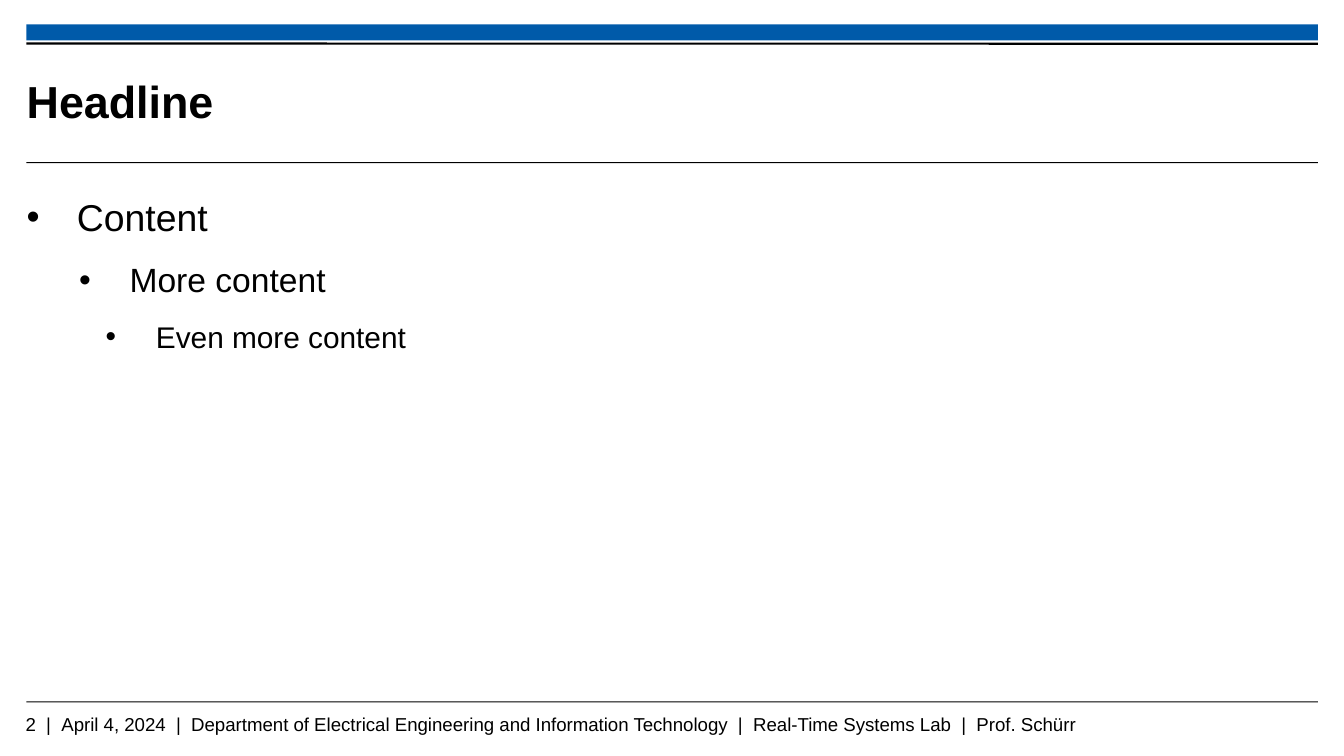
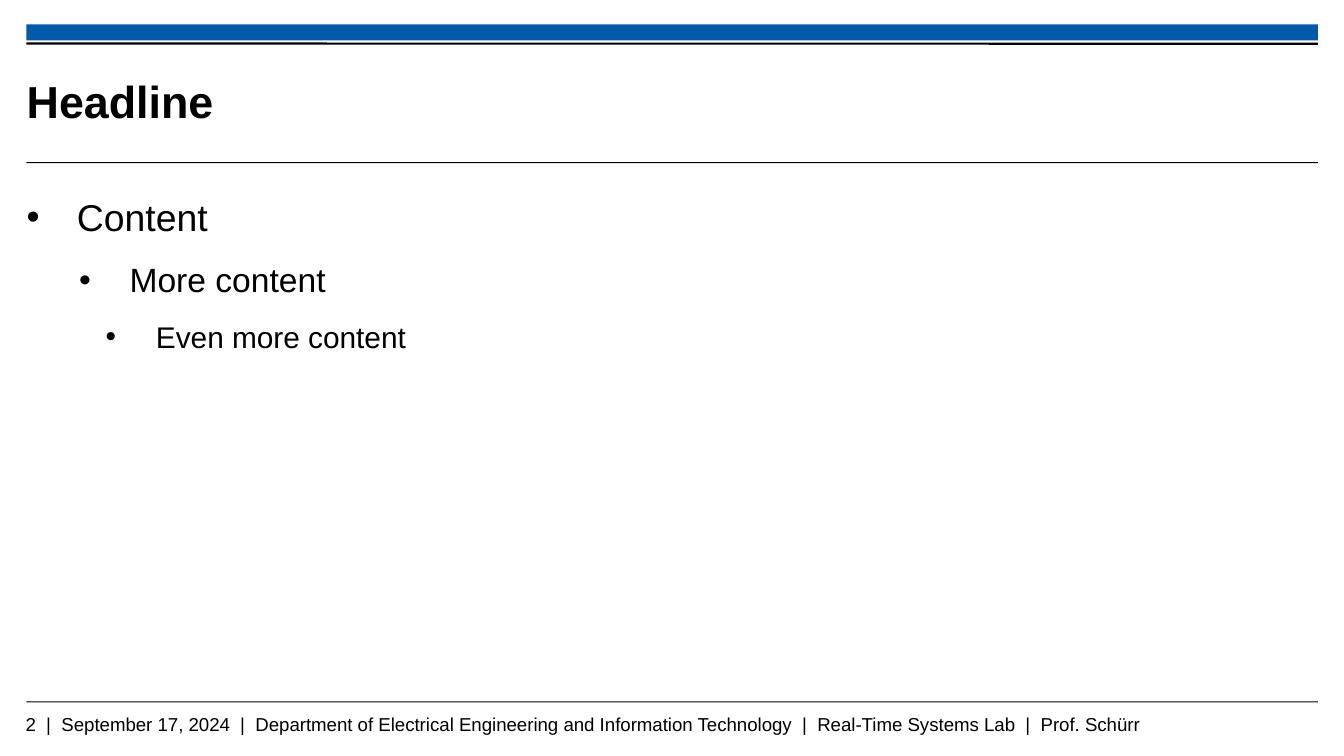
Before and after one commit to Echtzeitsysteme/slide-templates, a slide deck: slide 2 of es_template_en.pptx. Drawn at 1344x756 pixels with LibreOffice and Linux fonts; fonts in the diff are those of the drawing; background and template pictures are left out. Boxes give left, top, right and bottom in pixels: in the first picture for what was removed or moved away, otherwise in the second. Text is boxed around its words. In the diff, an @@ line names an element or a change of style, - is before the commit and + after.

```diff
--- a/es_template_en.pptx
+++ b/es_template_en.pptx
@@ text at (x1=26, y1=717, x2=1140, y2=735): text changed @@
-2 | April 4, 2024 | Department of Electrical Engineering and Information Technology | Real-Time Systems Lab | Prof. Schürr
+2 | September 17, 2024 | Department of Electrical Engineering and Information Technology | Real-Time Systems Lab | Prof. Schürr
```
Also in this commit, not shown: 1 other slide changed, 1 other file.
